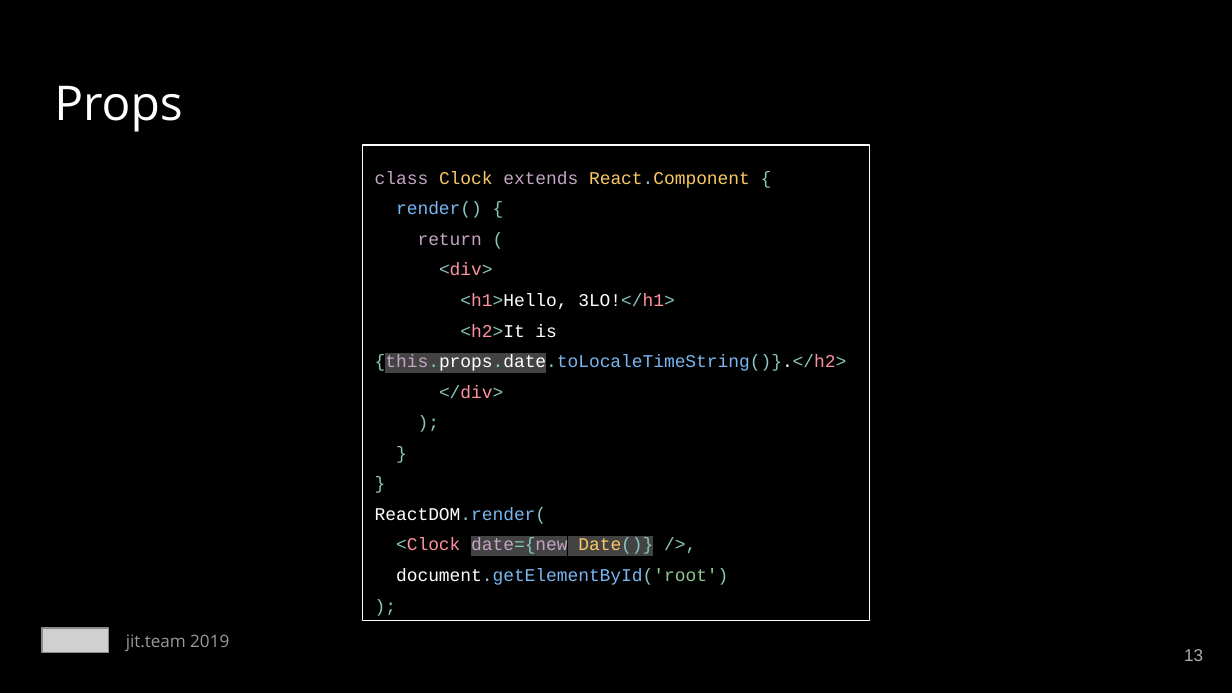
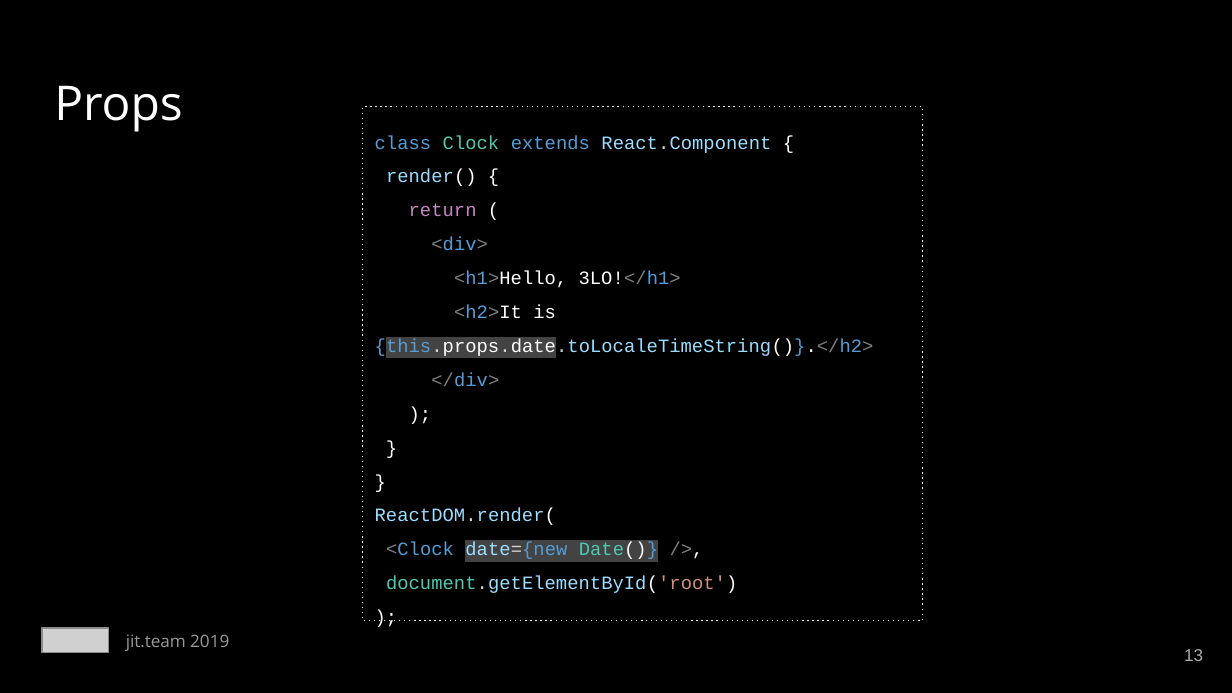
Before and after one commit to mackankowski/frontend-bootcamp, a slide deck: slide 13 of slides/react/React.js - training.pptx. Drawn at 1232x693 pixels with LibreOffice and Linux fonts; fonts in the diff are those of the drawing; grey boxes stand for pictures. Boxes give left, top, right and bottom in pixels: in the first picture for what was removed or moved away, otherwise in the second. Text is boxed around its words. In the diff, an @@ line names an element or a change of style, - is before the commit and + after.

```diff
--- a/slides/react/React.js - training.pptx
+++ b/slides/react/React.js - training.pptx
@@ text "class Clock extends React.Component {" resized from (x1=362, y1=145, x2=870, y2=621) to (x1=362, y1=107, x2=923, y2=621) @@
@@ text "class Clock extends React.Component {" at (x1=362, y1=107, x2=923, y2=621): outline #FFFFFF 0.75 pt to #FFFFFF 0.75 pt dashed @@
@@ text at (x1=375, y1=135, x2=874, y2=593): text changed; size 10.5 to 11 pt; text colour #88C6BE to #9CDCFE @@
-class Clock extends React.Component {
-render() {
-return (
-<div>
-<h1>Hello, 3LO!</h1>
-<h2>It is {this.props.date.toLocaleTimeString()}.</h2>
-</div>
-);
-}
-}
-ReactDOM.render(
-<Clock date={new Date()} />,
-document.getElementById('root')
-);
+class Clock extends React.Component {
+render() {
+return (
+<div>
+<h1>Hello, 3LO!</h1>
+<h2>It is {this.props.date.toLocaleTimeString()}.</h2>
+</div>
+);
+}
+}
+ReactDOM.render(
+<Clock date={new Date()} />,
+document.getElementById('root')
+);
```
Also in this commit, not shown: 22 other slides changed, 1 other file.
